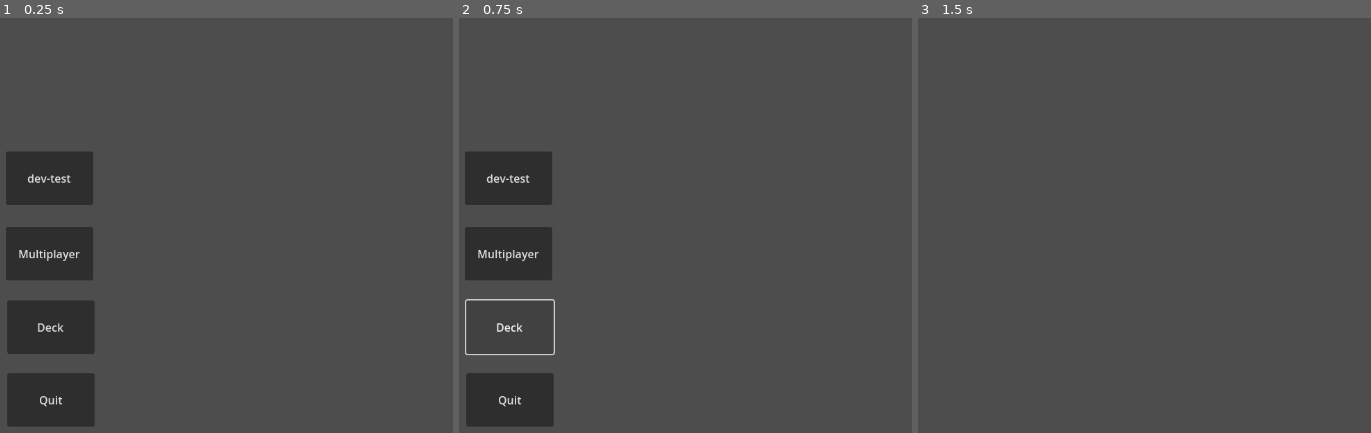
Above: before the commit, frames 1-3 (left to right).
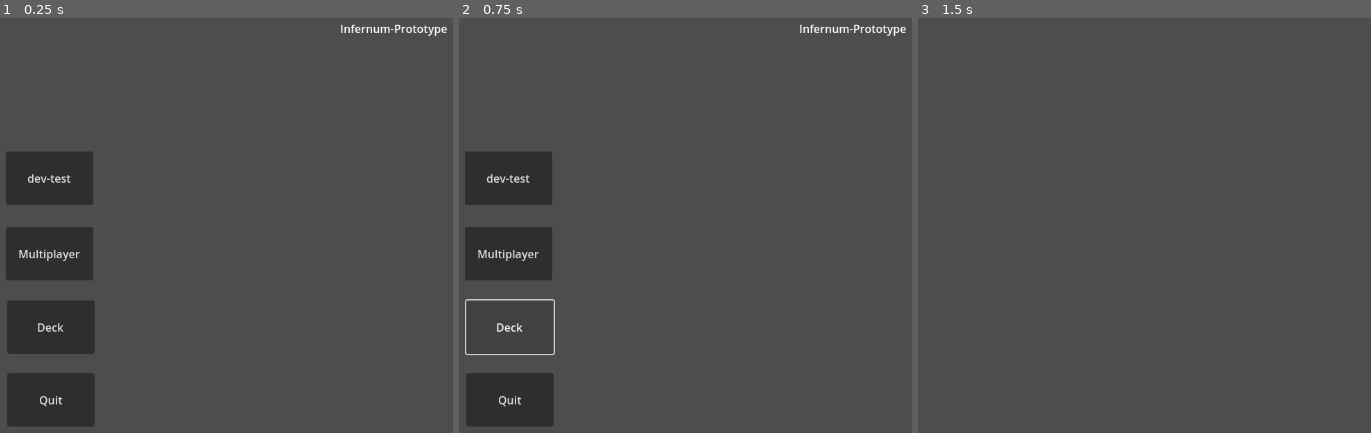
Above: after the commit, the same moments.

Repository: Lolante/Infernum_Prototype_dev
Game: Godot game, scene res://main.tscn
Two runs of this game, one before a commit and one after it. Both use one fixed random seed, a clock stepped at 60 frames per second and the inputs below.
Inputs:
- Up to frame 1 (0.25 s): no input
- Up to frame 2 (0.75 s): click "Deck" at 0.5 s
- Up to frame 3 (1.5 s): click "dev-test" at 1.25 s

The runs differ from the first frame. In frame 1, 0.3% of the frame differs, in the area x 75-99%, y 1-5%; in frame 2, 0.3%; in frame 3, nothing differs.

Commit message:
do I need to do this every time

Diff:
--- a/main.tscn
+++ b/main.tscn
@@ -24,6 +24,8 @@
 offset_top = 332.0
 offset_right = 146.0
 offset_bottom = 409.0
+tooltip_text = "Does not work !!!!!
+"
 text = "Multiplayer"
 
 [node name="Button4" type="Button" parent="."]
@@ -33,6 +35,15 @@
 offset_bottom = 300.0
 text = "dev-test"
 
+[node name="Label" type="Label" parent="."]
+offset_left = 323.0
+offset_top = 16.0
+offset_right = 837.0
+offset_bottom = 76.0
+text = "Infernum-Prototype"
+horizontal_alignment = 1
+vertical_alignment = 1
+
 [connection signal="pressed" from="Button" to="." method="_on_button_pressed"]
 [connection signal="pressed" from="Button2" to="." method="_on_button_2_pressed"]
 [connection signal="pressed" from="Button4" to="." method="_on_button_4_pressed"]
